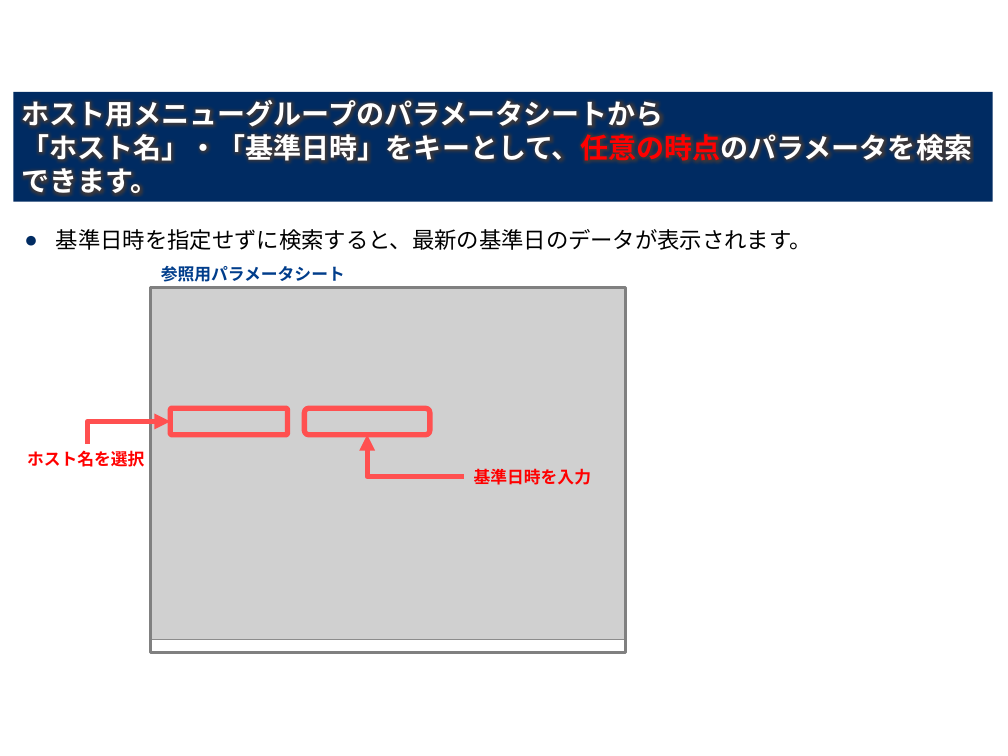
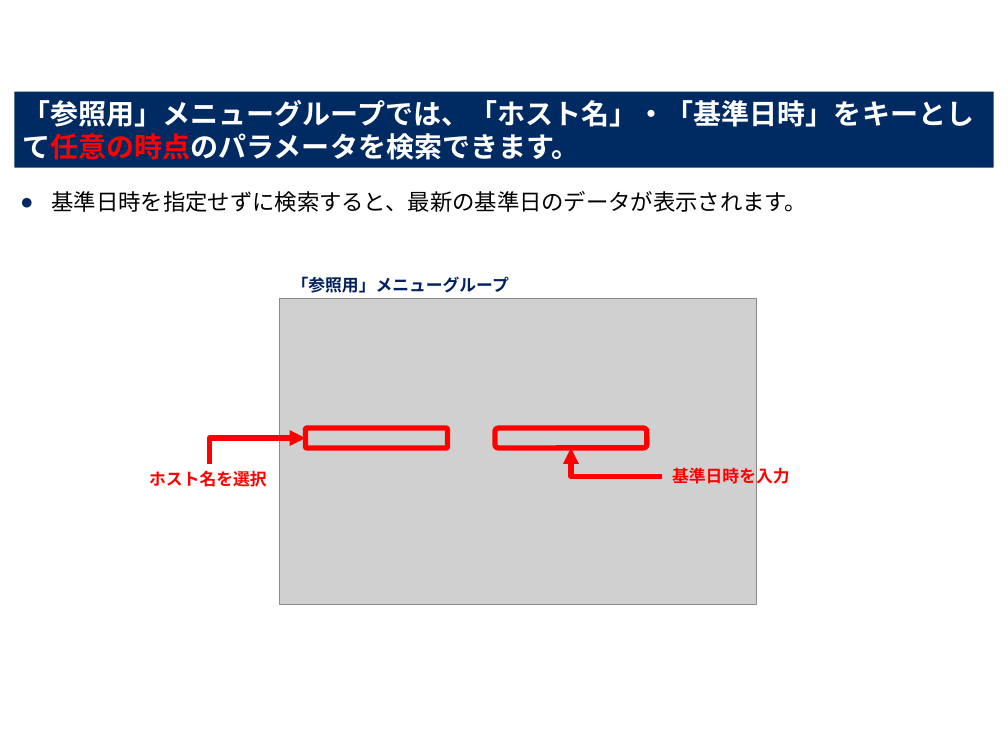
Before and after one commit to exastro-suite/it-automation-docs, a slide deck: slide 28 of asset/Learn_ja/ITA-hg-ps_classroom_lecture_ja.pptx (slide 29 before the commit). Drawn at 1008x756 pixels with LibreOffice and Linux fonts; fonts in the diff are those of the drawing; grey boxes stand for pictures; background and template pictures are left out. Boxes give left, top, right and bottom in pixels: in the first picture for what was removed or moved away, otherwise in the second. Text is boxed around its words. In the diff, an @@ line names an element or a change of style, - is before the commit and + after.

```diff
--- a/asset/Learn_ja/ITA-hg-ps_classroom_lecture_ja.pptx
+++ b/asset/Learn_ja/ITA-hg-ps_classroom_lecture_ja.pptx
@@ rectangle "「参照用」メニューグループでは、「ホスト名」・「基準日時」をキーとして任意の時点のパラメータを検索できます。": place and size @@
-rectangle "「参照用」メニューグループでは、「ホスト名」・「基準日時」をキーとして任意の時点のパラメータを検索できます。" at (13,92,992,202)
+rectangle "「参照用」メニューグループでは、「ホスト名」・「基準日時」をキーとして任意の時点のパラメータを検索できます。" at (14,92,993,167)
@@ text in rectangle at (22,100,974,160): text changed @@
-ホスト用メニューグループのパラメータシートから
-「ホスト名」・「基準日時」をキーとして、任意の時点のパラメータを検索できます。
+「参照用」メニューグループでは、「ホスト名」・「基準日時」をキーとして任意の時点のパラメータを検索できます。
@@ text "基準日時を指定せずに検索すると、最新の基準日のデータが表示されます。": place and size @@
-text "基準日時を指定せずに検索すると、最新の基準日のデータが表示されます。" at (56,229,812,250)
+text "基準日時を指定せずに検索すると、最新の基準日のデータが表示されます。" at (52,191,808,212)
@@ rectangle removed at (151,288,626,653) @@
@@ picture: place and size @@
-picture at (151,288,626,639)
+picture at (280,298,757,604)
@@ text at (292,276,509,293): text changed; text colour #003D8B to #002060 @@
-参照用パラメータシート
+「参照用」メニューグループ
@@ elbow arrow moved from (88, 444) - (170, 421) to (210, 464) - (305, 438) @@
@@ elbow arrow (210, 464) - (305, 438): stroke #FF5050 3.8 pt to #FF0000 3.8 pt @@
@@ rounded rectangle: place and size @@
-rounded rectangle at (170,408,287,434)
+rounded rectangle at (305,428,448,449)
@@ rounded rectangle at (305,428,448,449): outline #FF5050 3.8 pt to #FF0000 3.8 pt @@
@@ rounded rectangle at (495,428,647,449): outline #FF5050 3.8 pt to #FF0000 3.8 pt @@
@@ rounded rectangle: place and size @@
-rounded rectangle at (304,408,429,434)
+rounded rectangle at (495,428,647,449)
@@ elbow arrow moved from (464, 477) - (367, 434) to (662, 477) - (571, 448) @@
@@ elbow arrow (662, 477) - (571, 448): stroke #FF5050 3.8 pt to #FF0000 3.8 pt @@
@@ text "ホスト名を選択": place and size @@
-text "ホスト名を選択" at (27,450,144,467)
+text "ホスト名を選択" at (149,470,266,487)
@@ text "基準日時を入力" rewrapped from (474,468,591,485) to (672,465,789,487) @@
```
Also in this commit, not shown: 28 other slides changed, 13 slides added, 3 slides removed, 1 other file.
